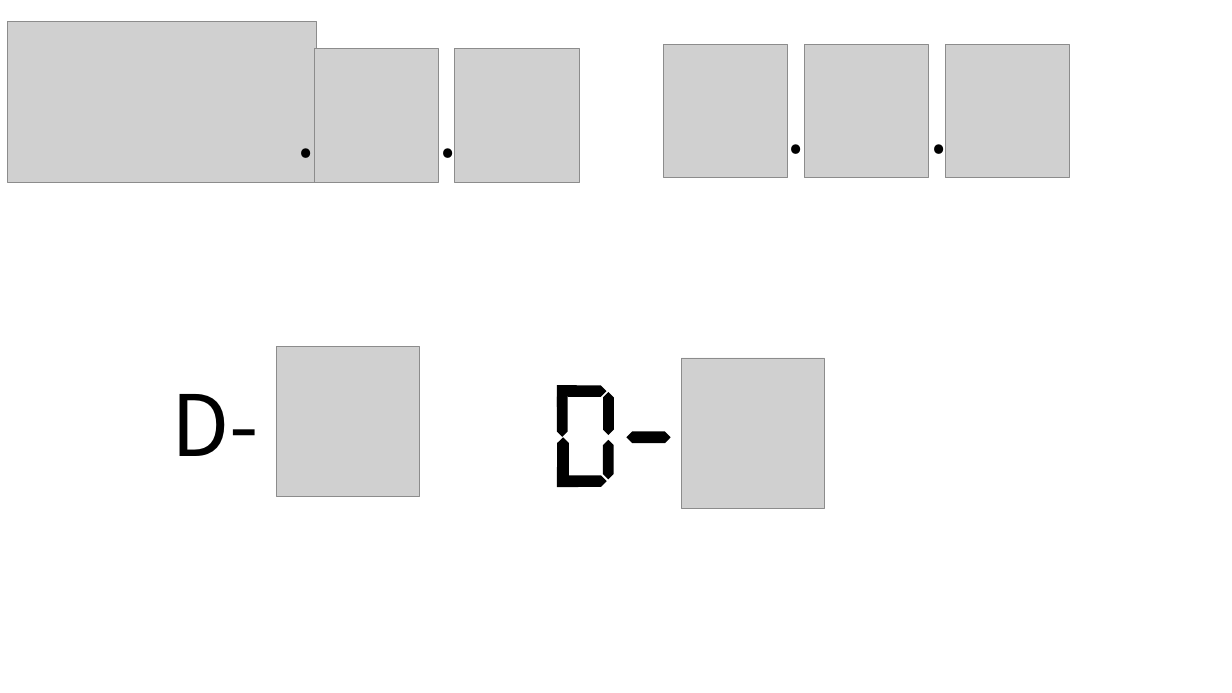
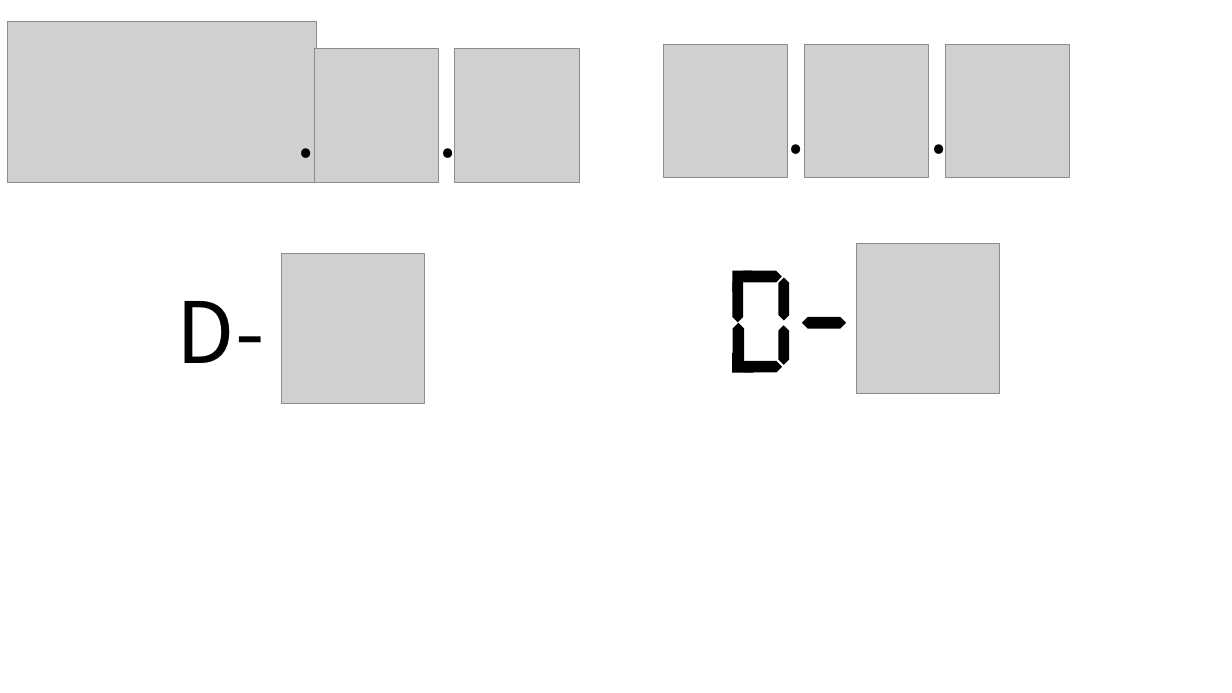
Before and after one commit to 0n1yFORMe/Make_my_own_Diary, a slide deck: slide 1 of 디지털 숫자 도안.pptx. Drawn at 1232x693 pixels with LibreOffice and Linux fonts; fonts in the diff are those of the drawing; grey boxes stand for pictures. Boxes give left, top, right and bottom in pixels: in the first picture for what was removed or moved away, otherwise in the second. Text is boxed around its words. In the diff, an @@ line names an element or a change of style, - is before the commit and + after.

```diff
--- a/디지털 숫자 도안.pptx
+++ b/디지털 숫자 도안.pptx
@@ picture: place and size @@
-picture at (276, 347, 420, 497)
+picture at (282, 253, 425, 404)
@@ text "D-": place and size @@
-text "D-" at (171, 394, 259, 456)
+text "D-" at (177, 301, 265, 363)
@@ 7 hexagons, 2 right triangles, 1 picture: place and size @@
-7 hexagons, 2 right triangles, 1 picture at (557, 358, 825, 508)
+7 hexagons, 2 right triangles, 1 picture at (732, 243, 1000, 394)
```
Also in this commit, not shown: 3 other files.
